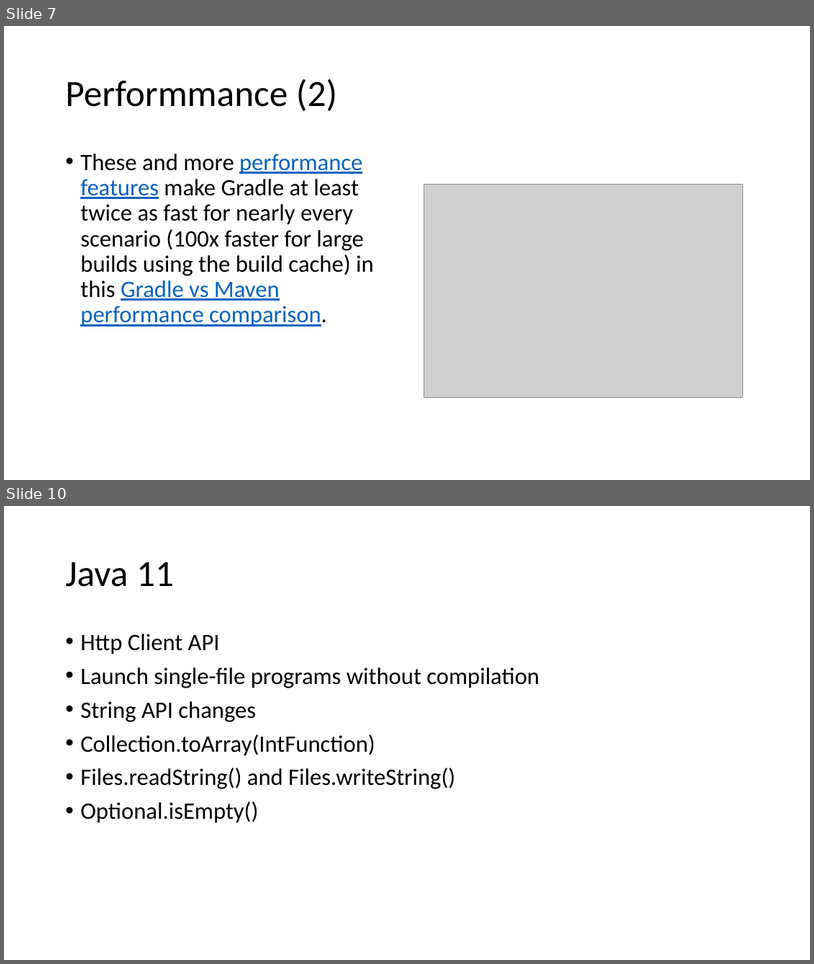
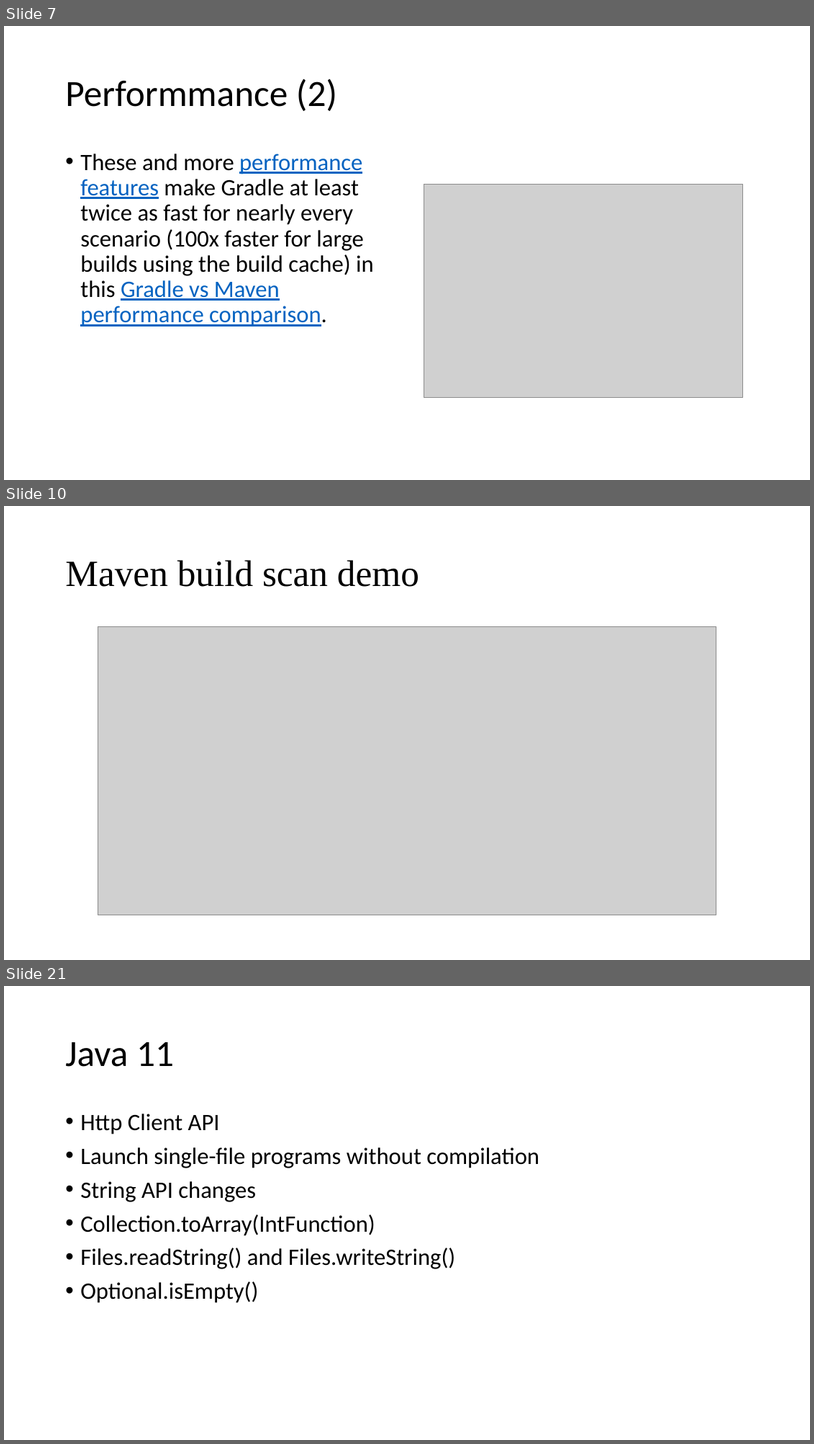
Before and after one commit to dangnh16/timebird-objective, a slide deck: Gradle and java 11.pptx. Shown one above the other, each under a label of ours: slides 7 and 10 before the commit, slides 7, 10 and 21 after it; the slides between them are not shown. The pictures are 814x964 and 814x1444 pixels, drawn with LibreOffice and Linux fonts; fonts in the diff are those of the drawing; grey boxes stand for pictures. Boxes give left, top, right and bottom in pixels: in the first picture for what was removed or moved away, otherwise in the second. Text is boxed around its words. In the diff, an @@ line names an element or a change of style, - is before the commit and + after.

```diff
--- a/Gradle and java 11.pptx
+++ b/Gradle and java 11.pptx
@@ slide 10 added at box(4, 506, 810, 960), background #FFFFFF @@
@@ title added at box(65, 560, 419, 587), 44 pt, text #000000 @@
+Maven build scan demo
@@ picture added at box(98, 627, 718, 915) @@
@@ what was slide 10 is now slide 21 @@
```
Also in this commit, not shown: 2 slides changed, 12 other slides added.
